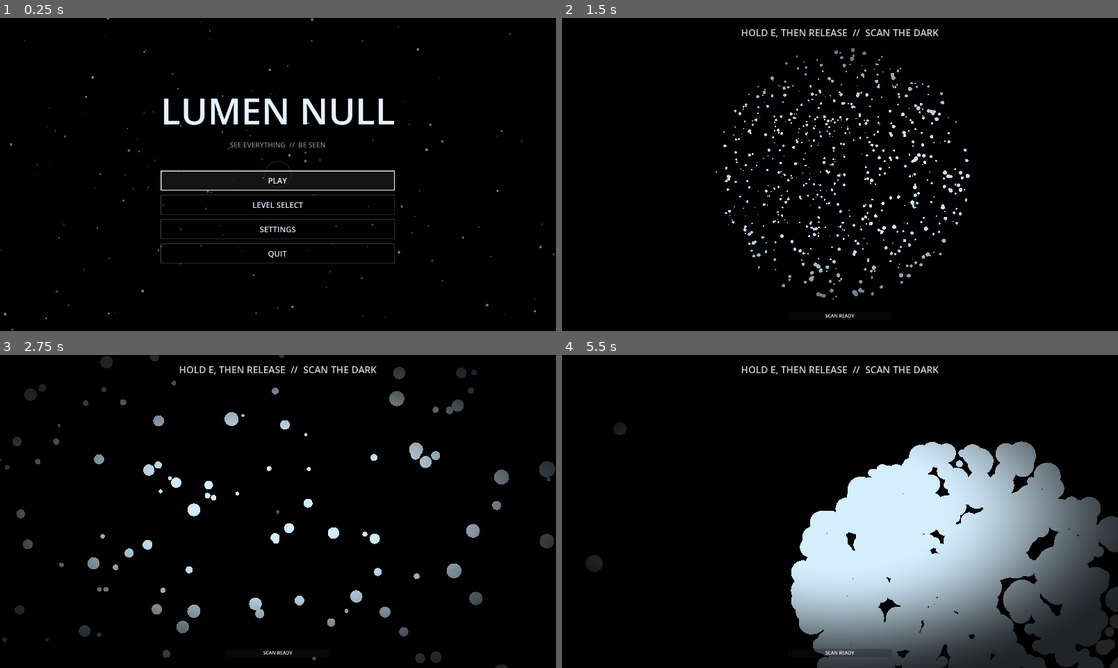
Above: before the commit, frames 1-4 (two rows, left to right).
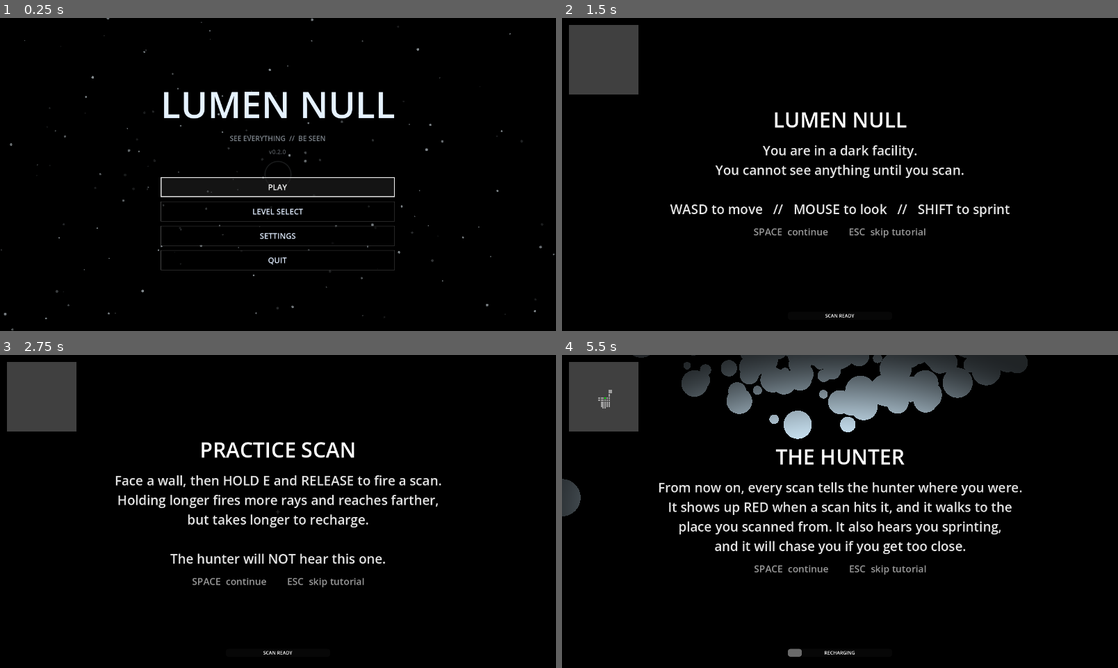
Above: after the commit, the same moments.

Repository: eliasz-git/lumen-null
Game: Godot game, scene res://scenes/title_screen.tscn
The game is run twice, just before and just after one commit, with the same random seed, the same clock (stepped at 60 frames per second) and the same inputs. Sound files missing from this copy of the repository are replaced by a short silence.
Inputs (mouse positions are in pixels of both pictures, inside the frame that each line leads up to):
- Up to frame 1 (0.25 s): no input
- Up to frame 2 (1.5 s): click "PLAY" at 0.5 s; tap Enter at 1.25 s; move the mouse to (867, 174) at 1.27 s; hold W (move_forward) from 1.28 s (still down); tap E (scan) at 1.35 s
- Up to frame 3 (2.75 s): keep holding W (move_forward); tap Space (jump) at 1.52, 2.27 s; move the mouse to (250, 511) at 2.02 s; tap E (scan) at 2.1 s
- Up to frame 4 (5.5 s): keep holding W (move_forward); move the mouse to (851, 505) at 2.77 s; hold Shift (sprint) 2.78-3.53 s; tap E (scan) every 0.75 s from 3.05 to 5.3 s; move the mouse to (834, 517) at 3.52 s; tap R at 3.6 s; tap Space (jump) at 3.77, 4.52, 5.27 s; move the mouse to (878, 514) at 4.27 s; tap M at 4.35 s; move the mouse to (795, 508) at 5.02 s; tap N at 5.1 s

The runs differ from the first frame. In frame 1, 3.6% of the frame differs, in the area x 28-71%, y 23-81%; in frame 2, 7.2%; in frame 3, 10%; in frame 4, 46%, in the area x 0-100%, y 0-100%.
Error before the commit: Parse Error: Cannot infer the type of "cells" variable because the value doesn't have a set type. (res://scripts/hud.gd:206)

Commit message:
feat: version display, build script, minimap type fixes

Diff:
--- a/scripts/hud.gd
+++ b/scripts/hud.gd
@@ -203,7 +203,7 @@
 	var scanner := get_tree().get_first_node_in_group("scanner")
 	if scanner == null:
 		return
-	var cells := scanner.get_scanned_cells()
+	var cells: Dictionary = scanner.get_scanned_cells()
 	var contents := minimap.get_node("MinimapContents")
 	# Clear previous drawings
 	for c in contents.get_children():
@@ -218,8 +218,8 @@
 	var pcz := floori(plz + 18)
 	# Draw scanned cells
 	for cell in cells.keys():
-		var cx := cell.x
-		var cz := cell.y
+		var cx: int = cell.x
+		var cz: int = cell.y
 		var dot := ColorRect.new()
 		dot.custom_minimum_size = Vector2(cell_size - 1.0, cell_size - 1.0)
 		dot.color = Color(1, 1, 1, 0.5)
--- a/scripts/title_screen.gd
+++ b/scripts/title_screen.gd
@@ -4,6 +4,7 @@
 const LevelData := preload("res://scripts/level_data.gd")
 const UITheme := preload("res://scripts/ui_theme.gd")
 const MUSIC_DB := -9.0
+const VERSION := "v0.2.0"
 
 var settings: Node
 var game: Node
@@ -51,6 +52,12 @@
 	sub.modulate = Color(1, 1, 1, 0.55)
 	sub.horizontal_alignment = HORIZONTAL_ALIGNMENT_CENTER
 	column.add_child(sub)
+	var ver := Label.new()
+	ver.text = VERSION
+	ver.add_theme_font_size_override("font_size", 14)
+	ver.modulate = Color(1, 1, 1, 0.35)
+	ver.horizontal_alignment = HORIZONTAL_ALIGNMENT_CENTER
+	column.add_child(ver)
 	var gap := Control.new()
 	gap.custom_minimum_size = Vector2(0, 28)
 	column.add_child(gap)
Not shown, added: build_release.sh
